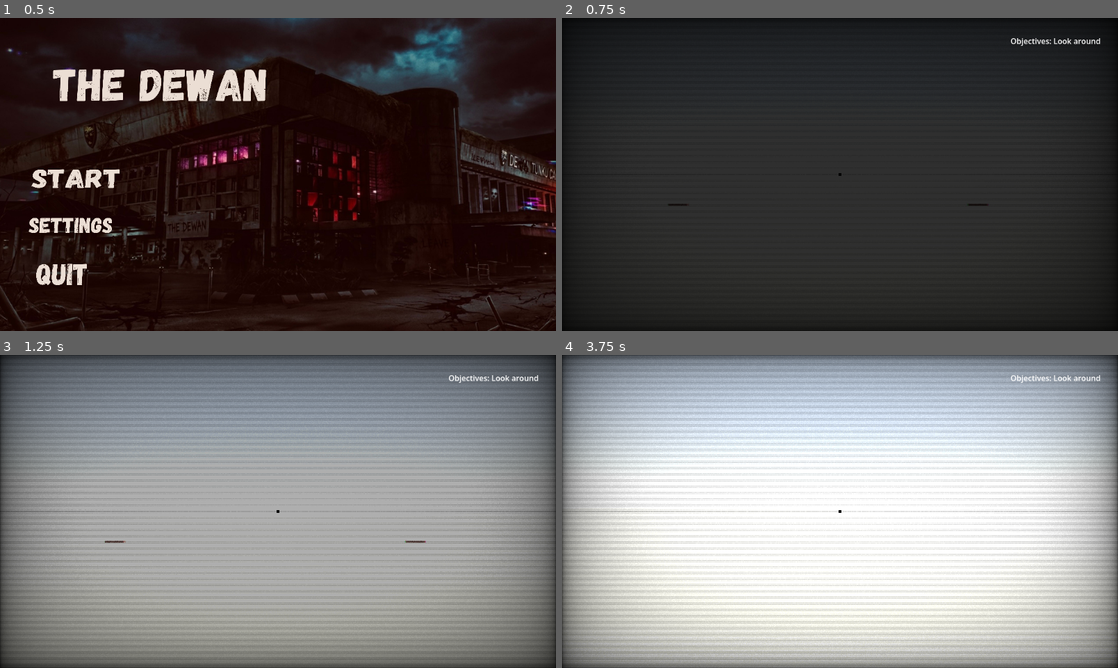
Above: before the commit, frames 1-4 (two rows, left to right).
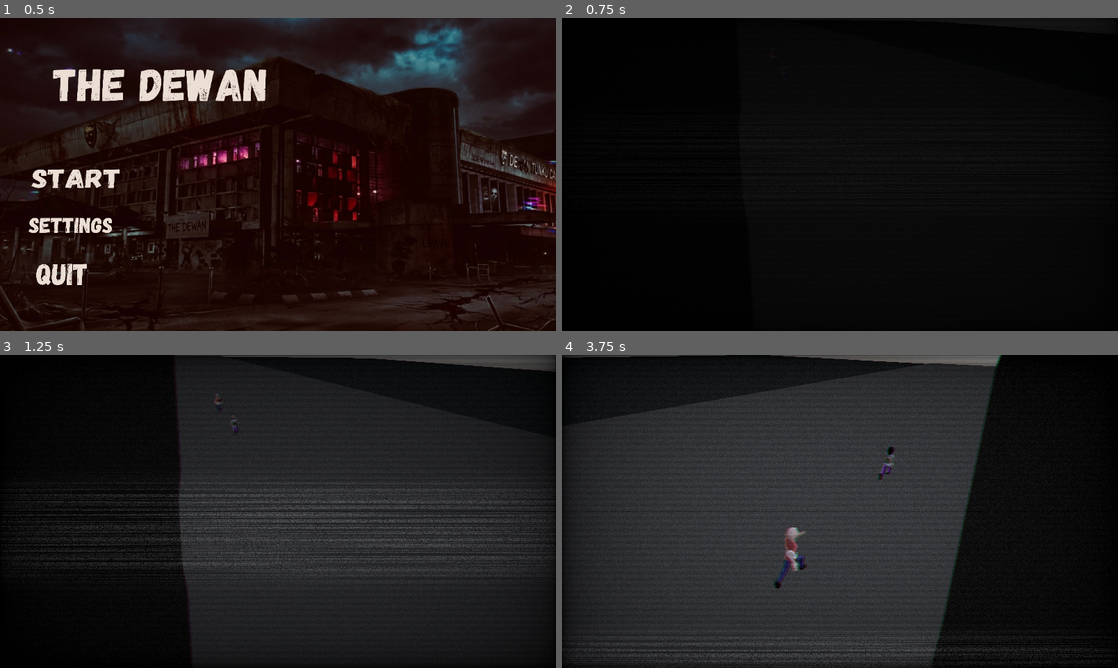
Above: after the commit, the same moments.

Repository: omokata/game_dev_assignment
Game: Godot game, scene res://scenes/main.tscn
Two runs of this game, one before a commit and one after it. Both use one fixed random seed, a clock stepped at 60 frames per second and the inputs below.
Inputs (mouse positions are in pixels of both pictures, inside the frame that each line leads up to):
- Up to frame 1 (0.5 s): no input
- Up to frame 2 (0.75 s): click (639, 177) at 0.5 s
- Up to frame 3 (1.25 s): no input
- Up to frame 4 (3.75 s): move the mouse to (867, 511) at 1.27 s; hold E (interact) 1.28-2.03 s; hold W (forward) from 1.28 s (still down); click (867, 511) at 1.42 s; move the mouse to (812, 511) at 2.02 s; tap Shift (shift) at 2.1 s; click (812, 511) at 2.17 s; move the mouse to (851, 505) at 2.77 s; tap Space (space) at 2.85 s; click (851, 505) at 2.92 s; move the mouse to (834, 517) at 3.52 s; tap E (interact) at 3.6 s; click (834, 517) at 3.67 s

Frame 1 is identical in both runs. In frame 2, 88% of the frame differs, in the area x 0-99%, y 1-100%; in frame 3, 99%; in frame 4, 100%, in the area x 0-100%, y 0-100%.

Commit message:
add cutscene 1 after the game started

Diff:
--- /dev/null
+++ b/scenes/cutscenes/cutscene_1.tscn
@@ -0,0 +1,121 @@
+[gd_scene format=3 uid="uid://dowm6d2mh5cgl"]
+
+[ext_resource type="Script" uid="uid://cn0q1vwufipka" path="res://scripts/cutscenes/cutscene_1.gd" id="1_262ir"]
+[ext_resource type="Shader" uid="uid://da8io38tn3k8l" path="res://shaders/vhs.gdshader" id="2_pgol8"]
+[ext_resource type="PackedScene" uid="uid://du57r7duqbcw0" path="res://scenes/prefabs/riri_antagonist.tscn" id="2_qr4we"]
+[ext_resource type="PackedScene" uid="uid://dlle2eaqypvik" path="res://scenes/prefabs/riri_protagonist.tscn" id="3_pgol8"]
+[ext_resource type="AudioStream" uid="uid://bjdwtx51rw4ys" path="res://assets/audio/panic_music.mp3" id="4_qr4we"]
+
+[sub_resource type="ProceduralSkyMaterial" id="ProceduralSkyMaterial_j1xx4"]
+sky_horizon_color = Color(0.12636542, 0.12976024, 0.13655785, 1)
+sky_curve = 0.35676184
+
+[sub_resource type="Sky" id="Sky_15i2x"]
+sky_material = SubResource("ProceduralSkyMaterial_j1xx4")
+
+[sub_resource type="Environment" id="Environment_c8wig"]
+background_mode = 2
+sky = SubResource("Sky_15i2x")
+tonemap_mode = 2
+glow_enabled = true
+volumetric_fog_enabled = true
+
+[sub_resource type="StandardMaterial3D" id="StandardMaterial3D_wogi8"]
+albedo_color = Color(0.42214543, 0.3612654, 0.31621048, 1)
+
+[sub_resource type="BoxMesh" id="BoxMesh_kq4sx"]
+material = SubResource("StandardMaterial3D_wogi8")
+size = Vector3(30, 0.5, 300)
+
+[sub_resource type="StandardMaterial3D" id="StandardMaterial3D_6nnoy"]
+albedo_color = Color(0.34920186, 0.35930452, 0.3829009, 1)
+
+[sub_resource type="BoxMesh" id="BoxMesh_qgbrj"]
+material = SubResource("StandardMaterial3D_6nnoy")
+size = Vector3(0.15, 100, 300)
+
+[sub_resource type="StandardMaterial3D" id="StandardMaterial3D_4orpn"]
+albedo_color = Color(0.26214448, 0.24792627, 0.20975235, 1)
+
+[sub_resource type="PlaneMesh" id="PlaneMesh_tp2nr"]
+material = SubResource("StandardMaterial3D_4orpn")
+size = Vector2(300, 300)
+
+[sub_resource type="ConcavePolygonShape3D" id="ConcavePolygonShape3D_je6dx"]
+data = PackedVector3Array(150, 0, 150, -150, 0, 150, 150, 0, -150, -150, 0, 150, -150, 0, -150, 150, 0, -150)
+
+[sub_resource type="ShaderMaterial" id="ShaderMaterial_j1xx4"]
+shader = ExtResource("2_pgol8")
+shader_parameter/overlay = true
+shader_parameter/scanlines_opacity = 0.2130000101175
+shader_parameter/scanlines_width = 0.1130000053675
+shader_parameter/grille_opacity = 0.0
+shader_parameter/resolution = Vector2(1152, 648)
+shader_parameter/pixelate = false
+shader_parameter/roll = true
+shader_parameter/roll_speed = 1.0
+shader_parameter/roll_size = 5.110000242725
+shader_parameter/roll_variation = 0.83100003621262
+shader_parameter/distort_intensity = 0.010000000475
+shader_parameter/noise_opacity = 0.1910000090725
+shader_parameter/noise_speed = 5.0
+shader_parameter/static_noise_intensity = 0.06
+shader_parameter/aberration = 0.02000004845000003
+shader_parameter/brightness = 1.4
+shader_parameter/discolor = true
+shader_parameter/warp_amount = 0.0
+shader_parameter/clip_warp = false
+shader_parameter/vignette_intensity = 0.4
+shader_parameter/vignette_opacity = 0.5
+
+[node name="Cutscene1" type="Node3D" unique_id=344664522]
+script = ExtResource("1_262ir")
+
+[node name="WorldEnvironment" type="WorldEnvironment" parent="." unique_id=620660103]
+environment = SubResource("Environment_c8wig")
+
+[node name="DirectionalLight3D" type="DirectionalLight3D" parent="." unique_id=1194996013]
+transform = Transform3D(-0.8660254, -0.43301278, 0.25, 0, 0.49999997, 0.86602545, -0.50000006, 0.75, -0.43301266, -23.158928, 26.492916, 0)
+light_color = Color(0, 0, 0, 1)
+light_angular_distance = 27.62
+light_negative = true
+shadow_enabled = true
+
+[node name="Pavement" type="MeshInstance3D" parent="." unique_id=1874529088]
+transform = Transform3D(1, 0, 0, 0, 1, 0, 0, 0, 1, 13.332565, 0.14926529, 0)
+mesh = SubResource("BoxMesh_kq4sx")
+
+[node name="Wall" type="MeshInstance3D" parent="." unique_id=1273047610]
+transform = Transform3D(1, 0, 0, 0, 1, 0, 0, 0, 1, 0, 24.514208, 0)
+mesh = SubResource("BoxMesh_qgbrj")
+
+[node name="Base" type="StaticBody3D" parent="." unique_id=292869670]
+
+[node name="MeshInstance3D" type="MeshInstance3D" parent="Base" unique_id=1814353926]
+mesh = SubResource("PlaneMesh_tp2nr")
+
+[node name="CollisionShape3D" type="CollisionShape3D" parent="Base" unique_id=557317676]
+shape = SubResource("ConcavePolygonShape3D_je6dx")
+
+[node name="Camera3D" type="Camera3D" parent="." unique_id=2021968497]
+transform = Transform3D(0.92916894, 0.21650147, -0.29961997, 0.020975616, 0.77835304, 0.6274765, 0.36905965, -0.5893163, 0.7186802, 1.177494, 5.674707, 18.951578)
+
+[node name="CanvasLayer" type="CanvasLayer" parent="Camera3D" unique_id=1556190913]
+
+[node name="vhsShader" type="ColorRect" parent="Camera3D/CanvasLayer" unique_id=824018640]
+material = SubResource("ShaderMaterial_j1xx4")
+anchors_preset = 15
+anchor_right = 1.0
+anchor_bottom = 1.0
+grow_horizontal = 2
+grow_vertical = 2
+mouse_filter = 2
+
+[node name="RiriAntagonist" parent="." unique_id=500678048 instance=ExtResource("2_qr4we")]
+transform = Transform3D(1, 0, 0, 0, 1, 0, 0, 0, 1, 4.057844, 0.39432365, -10.538016)
+
+[node name="CharacterBody3D" parent="." unique_id=1016240614 instance=ExtResource("3_pgol8")]
+transform = Transform3D(1, 0, 0, 0, 1, 0, 0, 0, 1, 4.058762, 0.40162116, -3.5351133)
+
+[node name="PanicMusic" type="AudioStreamPlayer" parent="." unique_id=1718122326]
+stream = ExtResource("4_qr4we")
--- /dev/null
+++ b/scenes/prefabs/riri_antagonist.gd
@@ -0,0 +1,10 @@
+# Author: Amin
+# This script is hardcoded for the case of cutscene playing the animation.
+# Modify with caution and keep that in mind
+
+extends CharacterBody3D
+
+@onready var animation_player: AnimationPlayer = $antagonist_riri/AnimationPlayer
+
+func play_run_anim():
+	animation_player.play("AnimPack1/run")
--- a/scenes/prefabs/riri_antagonist.tscn
+++ b/scenes/prefabs/riri_antagonist.tscn
@@ -1,5 +1,6 @@
 [gd_scene format=3 uid="uid://du57r7duqbcw0"]
 
+[ext_resource type="Script" uid="uid://bc8m5a4i1eudn" path="res://scenes/prefabs/riri_antagonist.gd" id="1_8bc4o"]
 [ext_resource type="PackedScene" uid="uid://omuwlhcnn7pj" path="res://assets/antagonist_riri.glb" id="1_wsg4i"]
 
 [sub_resource type="CapsuleShape3D" id="CapsuleShape3D_8bc4o"]
@@ -1184,6 +1185,7 @@
 }
 
 [node name="RiriAntagonist" type="CharacterBody3D" unique_id=500678048]
+script = ExtResource("1_8bc4o")
 
 [node name="CollisionShape3D" type="CollisionShape3D" parent="." unique_id=377088291]
 transform = Transform3D(1, 0, 0, 0, 1, 0, 0, 0, 1, 0, 0.9156494, 0)
--- a/scenes/prefabs/riri_protagonist.tscn
+++ b/scenes/prefabs/riri_protagonist.tscn
@@ -1,6 +1,7 @@
 [gd_scene format=3 uid="uid://dlle2eaqypvik"]
 
 [ext_resource type="PackedScene" uid="uid://cbnwaq13g35dk" path="res://assets/protagonist_riri.glb" id="1_1i32f"]
+[ext_resource type="Script" uid="uid://nfm0jqex0w42" path="res://scripts/prefabs_script/riri_protagonist.gd" id="1_kx7lj"]
 
 [sub_resource type="Animation" id="Animation_kx7lj"]
 resource_name = "idle_loop"
@@ -1184,6 +1185,7 @@
 height = 1.6693115
 
 [node name="CharacterBody3D" type="CharacterBody3D" unique_id=1016240614]
+script = ExtResource("1_kx7lj")
 
 [node name="protagonist_riri" parent="." unique_id=1335537545 instance=ExtResource("1_1i32f")]
 
--- /dev/null
+++ b/scripts/cutscenes/cutscene_1.gd
@@ -0,0 +1,50 @@
+# Author amin
+# This code is simple
+# I don't care anymore. Let it be simple
+
+extends Node3D
+
+@onready var riri_antagonist: CharacterBody3D = $RiriAntagonist
+@onready var riri_protagonist: CharacterBody3D = $CharacterBody3D
+@onready var panic_music: AudioStreamPlayer = $PanicMusic
+@onready var camera_3d: Camera3D = $Camera3D
+
+const next_scene = "res://scenes/world/test_world.tscn"
+
+var rotated: bool = false
+var change_scene_timer = 1.0
+
+func _ready() -> void:
+	panic_music.volume_db = SettingsManager.bgm_db
+	panic_music.play(1.5)
+
+func _physics_process(delta: float) -> void:
+
+	if riri_antagonist.has_method('play_run_anim') and riri_protagonist.has_method('play_run_anim'):
+		riri_antagonist.play_run_anim()
+		riri_protagonist.play_run_anim()
+
+	riri_antagonist.velocity.z = 10
+	riri_antagonist.move_and_slide()
+
+	riri_protagonist.velocity.z = 10
+	riri_protagonist.move_and_slide()
+
+	if not rotated and riri_antagonist.global_position.z > camera_3d.global_position.z:
+		camera_3d.rotate_y(180)
+		rotated = true
+
+	if rotated:
+		change_scene_timer -= 0.8 * delta
+
+	print(change_scene_timer)
+	if change_scene_timer <= 0:
+		var tween = create_tween()
+		# Fade to silence over 2 seconds
+		tween.tween_property(panic_music, "volume_db", -80.0, 3.0)
+		await tween.finished
+		SignalBus.change_scene_requested.emit(
+			next_scene,
+			SignalBus.SCENE_TYPE.WORLD,
+			SignalBus.SCENE_TYPE.WORLD
+		)
--- a/scripts/main.gd
+++ b/scripts/main.gd
@@ -5,7 +5,8 @@
 @onready var gui: GUIManager = $GUI
 
 const main_menu_scene = "res://scenes/gui/MainMenu.tscn"
-const first_scene = "res://scenes/world/test_world.tscn"
+const first_scene = "res://scenes/cutscenes/cutscene_1.tscn"
+#const first_scene = "res://scenes/world/test_world.tscn"
 const player_menu = "res://scenes/gui/pause_menu.tscn"
 
 func _ready() -> void:
--- /dev/null
+++ b/scripts/prefabs_script/riri_protagonist.gd
@@ -0,0 +1,10 @@
+# Author: Amin
+# This script is hardcoded for the case of cutscene playing the animation.
+# Modify with caution and keep that in mind
+
+extends CharacterBody3D
+
+@onready var animation_player: AnimationPlayer = $protagonist_riri/AnimationPlayer
+
+func play_run_anim():
+	animation_player.play("AnimPack1/run")
Not shown, added: assets/audio/panic_music.mp3.import
Not shown, added: scenes/prefabs/riri_antagonist.gd.uid
Not shown, added: scripts/cutscenes/cutscene_1.gd.uid
Not shown, added: scripts/prefabs_script/riri_protagonist.gd.uid
Not shown, added: assets/audio/panic_music.mp3
